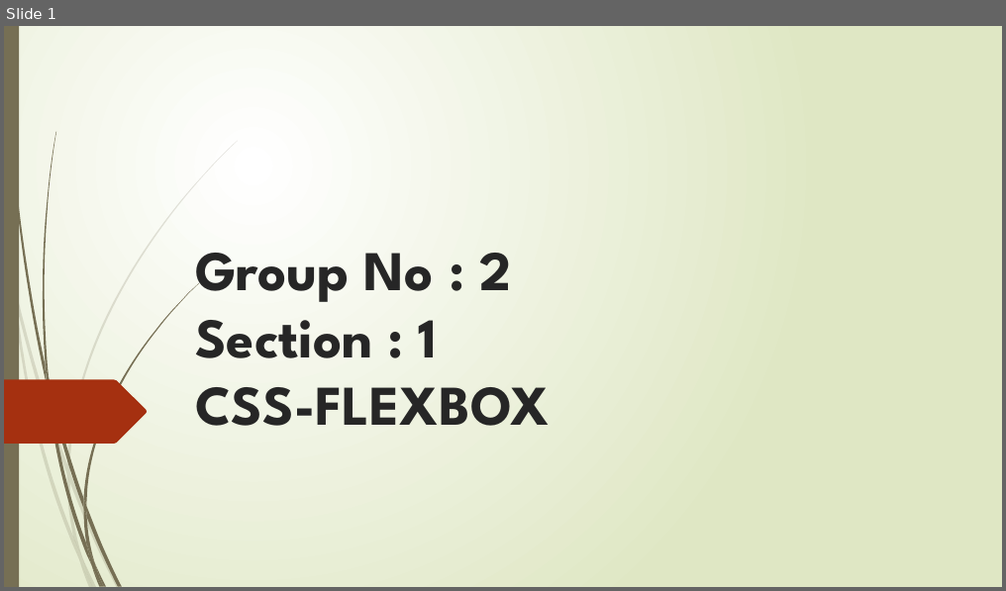
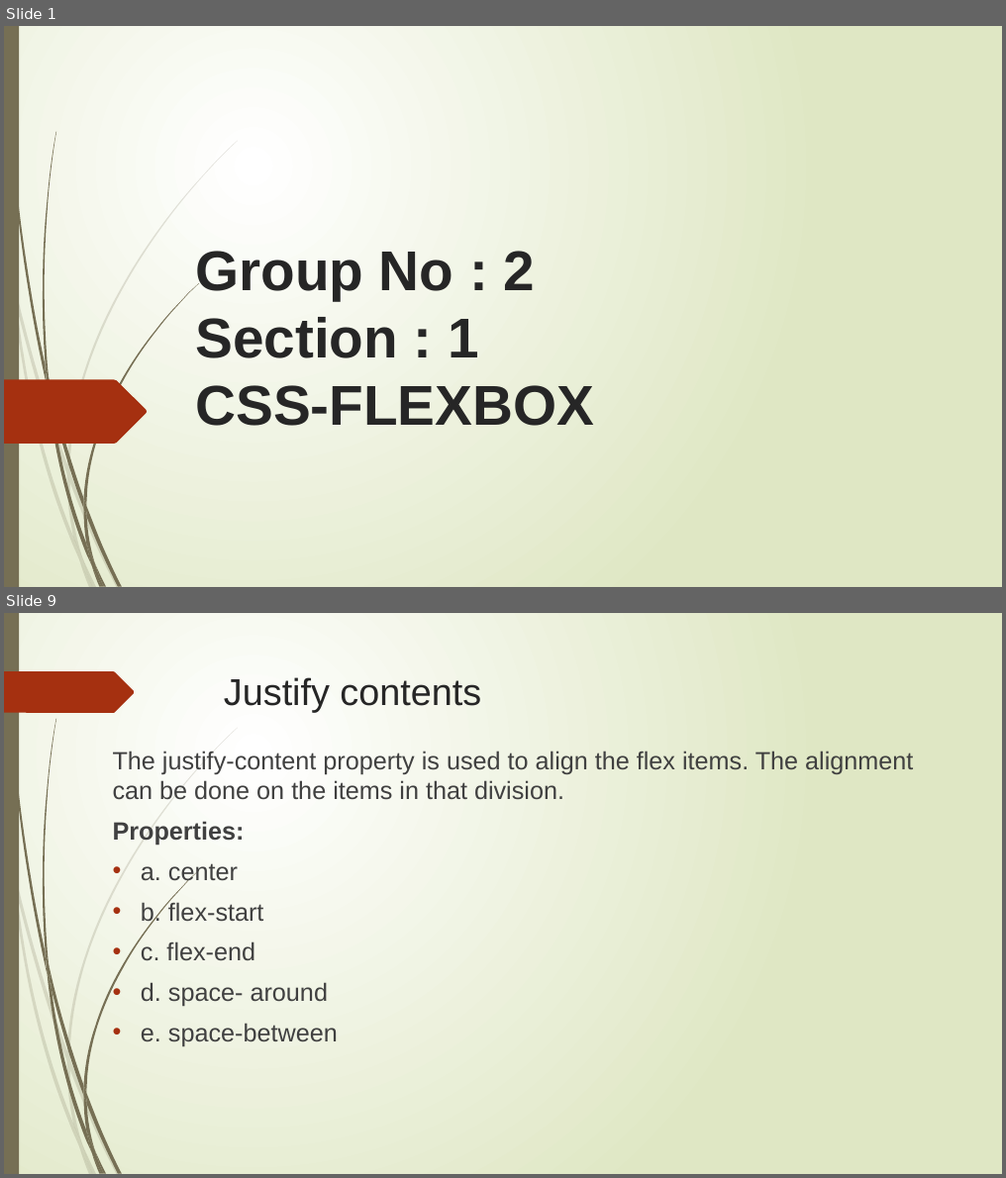
Before and after one commit to Rithima-Reddy/CSS-FLEXBOX, a slide deck: Group No.pptx. Shown one above the other, each under a label of ours: slide 1 before the commit, slides 1 and 9 after it; the slides between them are not shown. The pictures are 1006x591 and 1006x1178 pixels, drawn with LibreOffice and Linux fonts; fonts in the diff are those of the drawing. Boxes give left, top, right and bottom in pixels: in the first picture for what was removed or moved away, otherwise in the second. Text is boxed around its words. In the diff, an @@ line names an element or a change of style, - is before the commit and + after.

Commit message:
Added the contents in ppt

```diff
--- a/Group No.pptx
+++ b/Group No.pptx
@@ slide 9 added at (4, 613, 1002, 1174), background gradient #FFFFFF to #DFE8C4; not listed: 23 template elements that a slide beside it also shows @@
@@ freeform shape added at (4, 671, 135, 713), fill #A53010 @@
@@ title added at (224, 677, 481, 712), 36 pt, text #262626 @@
+Justify contents
@@ text added at (113, 751, 913, 1047), 24 pt, text #404040 @@
+The justify-content property is used to align the flex items. The alignment can be done on the items in that division.
+Properties:
+• a. center
+• b. flex-start
+• c. flex-end
+• d. space- around
+• e. space-between
@@ slide 1 changed as well @@
@@ title "Group No : 2 Section ..." at (195, 251, 594, 426): font League Spartan to Arial @@
```
Also in this commit, not shown: 1 other slide changed, 6 other slides added, 3 slides removed.
